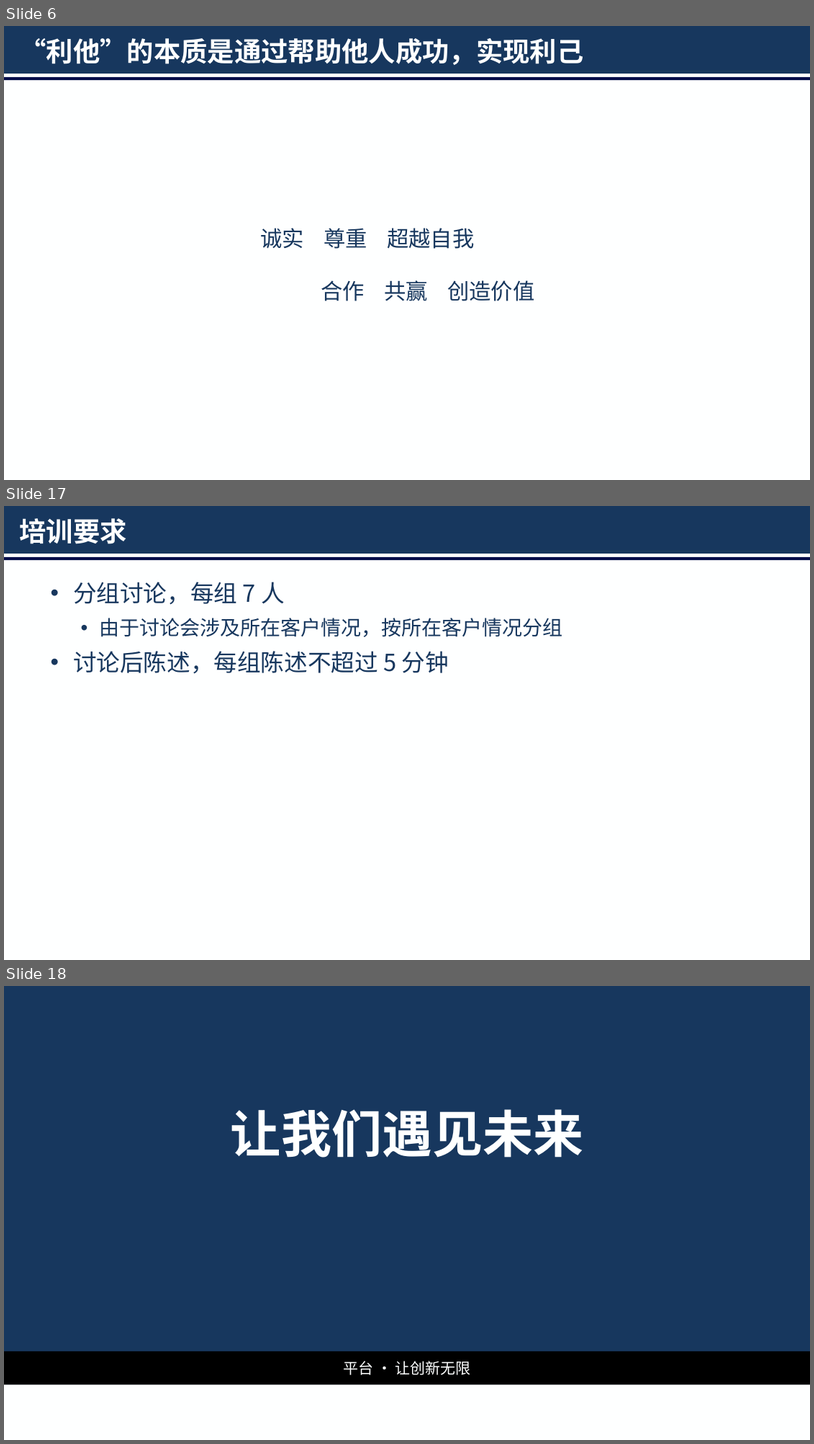
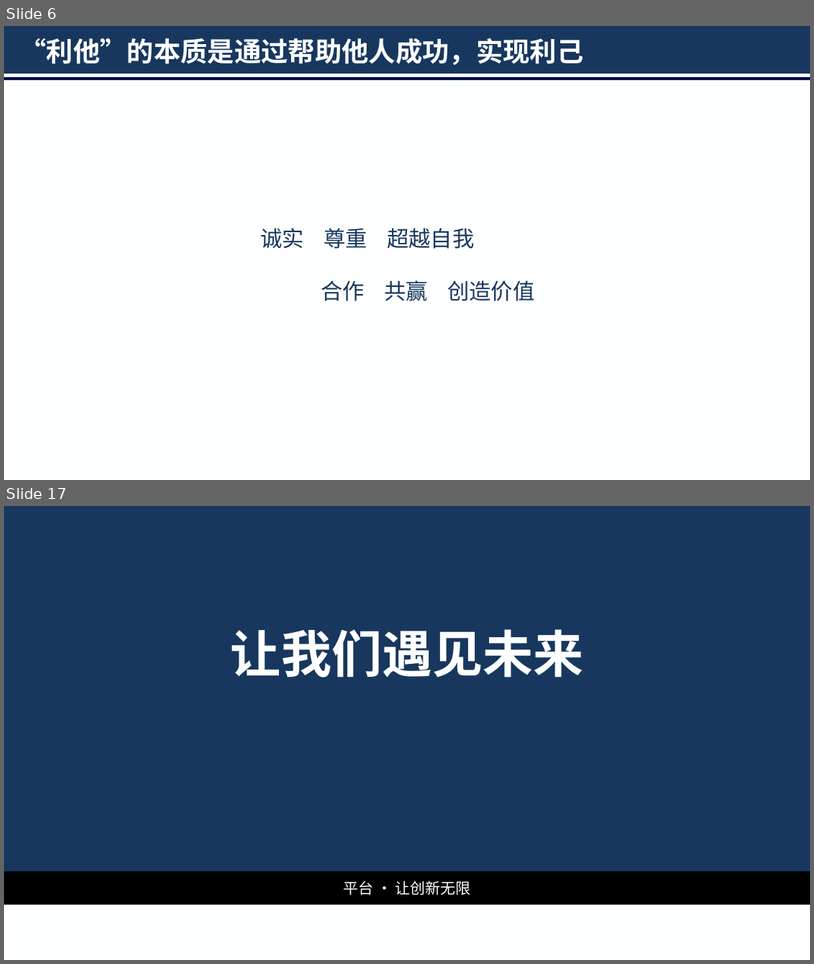
Before and after one commit to Jinzy/Primetonkb, a slide deck: 经验技巧总结/演讲：客户价值规划/客户价值规划.pptx. Shown one above the other, each under a label of ours: slides 6, 17 and 18 before the commit, slides 6 and 17 after it; the slides between them are not shown. The pictures are 814x1444 and 814x964 pixels, drawn with LibreOffice and Linux fonts; fonts in the diff are those of the drawing; background and template pictures are left out. Boxes give left, top, right and bottom in pixels: in the first picture for what was removed or moved away, otherwise in the second. Text is boxed around its words. In the diff, an @@ line names an element or a change of style, - is before the commit and + after.

```diff
--- a/经验技巧总结/演讲：客户价值规划/客户价值规划.pptx
+++ b/经验技巧总结/演讲：客户价值规划/客户价值规划.pptx
@@ slide 17 removed at <box>4,506,810,960</box>, background #FEFFFF; not listed: 2 template elements that a slide beside it also shows @@
@@ title removed at <box>19,518,126,544</box> @@
-培训要求
@@ text removed at <box>73,582,563,674</box> @@
-• 分组讨论，每组 7 人
-  • 由于讨论会涉及所在客户情况，按所在客户情况分组
-• 讨论后陈述，每组陈述不超过 5 分钟
@@ what was slide 18 is now slide 17 @@
```
Also in this commit, not shown: 2 slides changed, 9 slides added, 9 other slides removed.
